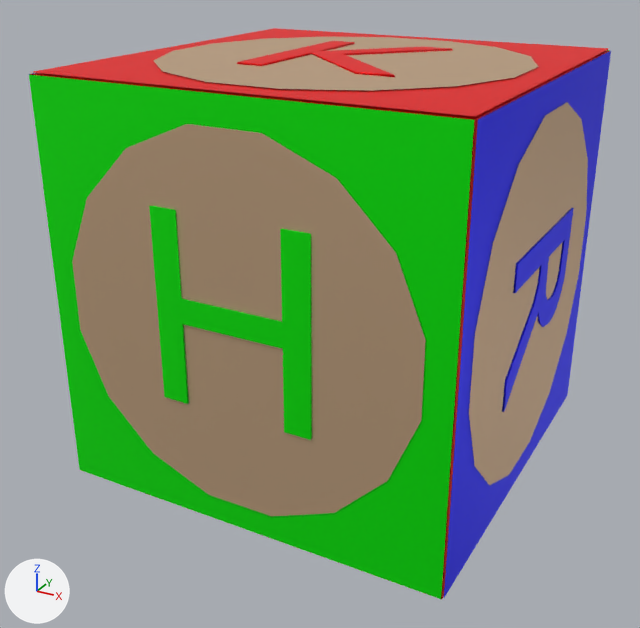
A saved change to the COLLADA model meshes/cube_24.dae.
Before and after are seen from a 50 mm lens placed at (0.0443, -0.086, 0.0357), pointed at (-0.0011, -0.0034, -0.0055). Lighting does not change. The marker at lower left points along +X, +Y and +Z.

The older version as bpy lines, for what is in view:
```python
mat_blue = principled_material('Blue')
mat_blue.base_color = (0.0, 1.0, 0.0)  # green #00ff00
mat_blue.metallic = 0.5
mat_green = principled_material('Green')
mat_green.base_color = (0.0, 0.0, 1.0)  # blue #0000ff
mat_green.metallic = 0.5
mat_red = principled_material('Red')
mat_red.base_color = (1.0, 0.0, 0.0)  # red #ff0000
mat_red.metallic = 0.5
mat_wood = principled_material('Wood')
mat_wood.base_color = (0.65, 0.45, 0.28)  # beige #d3b390
mat_wood.metallic = 0.5
me_cube_025 = bpy.data.meshes.new('Cube.025')
me_cube_025.from_pydata(...)  # 277 vertices, 390 faces; spans x -0.0228..0.023, y -0.023..0.023, z -0.023..0.023
# faces by material slot: [96, 84, 84, 126]
me_cube_025.materials.append(mat_red)  # red #ff0000
me_cube_025.materials.append(mat_wood)  # beige #d3b390
me_cube_025.materials.append(mat_blue)  # green #00ff00
me_cube_025.materials.append(mat_green)  # blue #0000ff
ob_cube = bpy.data.objects.new('cube', me_cube_025)
ob_cube.location = (0.0, 0.0, 0.0)
```
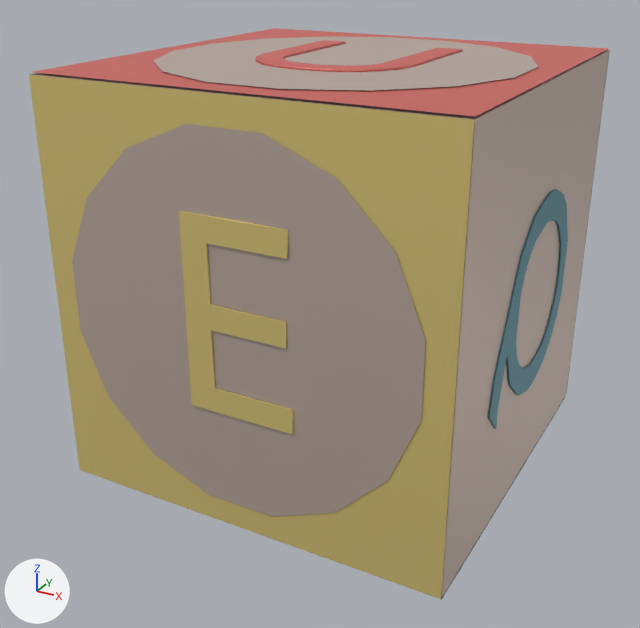
Commit message: updated cubes

Boxes [x1, y1, x2, y2] around the edits, measured in the pictures (640 x 628 px; the box of a moved part takes in the faces that stretch with it):
'cube', recoloured, reshaped
    before: [29, 28, 611, 599]
    after: [29, 28, 610, 599]
part 1 of me_cube_025, rebuilt (11% wider, 18% taller)
    before: [502, 208, 574, 412]
    after: [488, 189, 568, 429]
part 2 of me_cube_025, rebuilt (30% narrower)
    before: [149, 205, 312, 440]
    after: [179, 211, 293, 434]
part 3 of me_cube_025, rebuilt (11% shorter)
    before: [237, 41, 452, 77]
    after: [255, 40, 463, 72]
part 4 of me_cube_025, deleted
    before: [469, 102, 588, 485]
part 5 of me_cube_025, deleted (blue)
    before: [444, 51, 611, 598]
part 6 of me_cube_025, moved or reshaped
    both: [87, 36, 539, 516]
part 7 of me_cube_025, recoloured
    both: [30, 50, 609, 598]
part 8 of me_cube_025, recoloured
    before: [89, 473, 444, 599]
    after: [89, 397, 565, 599]
part 9 of me_cube_025, recoloured
    after: [566, 50, 610, 392]
part 10 of me_cube_025, recoloured (green to yellow)
    both: [29, 75, 474, 599]

Edits to the bpy script that builds the scene:
```text
Change mat_red:
    mat_red.base_color: (1.0, 0.0, 0.0) -> (0.776, 0.176, 0.153)  # red #ff0000 -> red #e4746d
Change mat_wood:
    mat_wood.base_color: (0.65, 0.45, 0.28) -> (0.62, 0.506, 0.443)  # beige #d3b390 -> light grey #cebdb2
Change mat_blue:
    mat_blue.base_color: (0.0, 1.0, 0.0) -> (0.11, 0.271, 0.325)  # green #00ff00 -> cyan #5d8e9a
Change mat_green:
    mat_green.base_color: (0.0, 0.0, 1.0) -> (0.0824, 0.431, 0.275)  # blue #0000ff -> green #51af8f
Add mat_yellow:
    mat_yellow = principled_material('Yellow')
    mat_yellow.base_color = (0.855, 0.69, 0.247)  # yellow #eed888
    mat_yellow.metallic = 0.5
Change me_cube_025:
    used by ob_cube; location = (0.0, 0.0, 0.0)
    remove me_cube_025.from_pydata(...)  # 277 vertices, 390 faces; spans x -0.0228..0.023, y -0.023..0.023, z -0.023..0.023
    add me_cube_025.from_pydata(...)  # 467 vertices, 829 faces; spans x -0.0225..0.0228, y -0.023..0.023, z -0.023..0.023
    me_cube_025 part 1: the loose piece of 61 vertices spanning x 0.0228..0.023, y -0.009..0.0115, z -0.0091..0.0067 is rebuilt with 86 vertices and now spans x 0.0226..0.0228, y -0.0132..0.0114, z -0.0111..0.011, in mat_blue (cyan #5d8e9b)
    me_cube_025 part 2: the loose piece of 24 vertices spanning x -0.0087..0.0087, y -0.023..-0.0228, z -0.009..0.0115 is rebuilt with 24 vertices and now spans x -0.0052..0.0066, y -0.023..-0.0228, z -0.009..0.0115, in mat_yellow (yellow #eed888)
    me_cube_025 part 3: the loose piece of 22 vertices spanning x -0.0076..0.0098, y -0.009..0.0115, z 0.0228..0.023 is rebuilt with 72 vertices and now spans x -0.0088..0.0088, y -0.0093..0.0115, z 0.0228..0.023
    me_cube_025 part 4: the loose piece of 16 vertices spanning x 0.0228, y -0.0196..0.0196, z -0.0196..0.0196 is deleted
    me_cube_025 part 5: the loose piece of 4 vertices spanning x 0.0227, y -0.0225..0.0225, z -0.0225..0.0225 is deleted
    me_cube_025 part 6
    25 faces are deleted
    25 new faces join them, mat_wood (light grey #cebdb2)
    me_cube_025 part 7: 12 faces spanning x -0.0225..0.0225, y -0.0225..0.0225, z -0.0225..0.0225 switch from mat_red (red #ff0000) to mat_wood (light grey #cebdb2)
    me_cube_025 part 8: 2 faces spanning x -0.0225..0.0225, y -0.0225..0.0225, z -0.0227 switch from mat_red (red #ff0000) to mat_blue (cyan #5d8e9b)
    me_cube_025 part 9: 2 faces spanning x -0.0225..0.0225, y 0.0227, z -0.0225..0.0225 switch from mat_blue (green #00ff00) to mat_green (green #51af8f)
    me_cube_025 part 10: 2 faces spanning x -0.0225..0.0225, y -0.0227, z -0.0225..0.0225 switch from mat_blue (green #00ff00) to mat_yellow (yellow #eed888)
```
